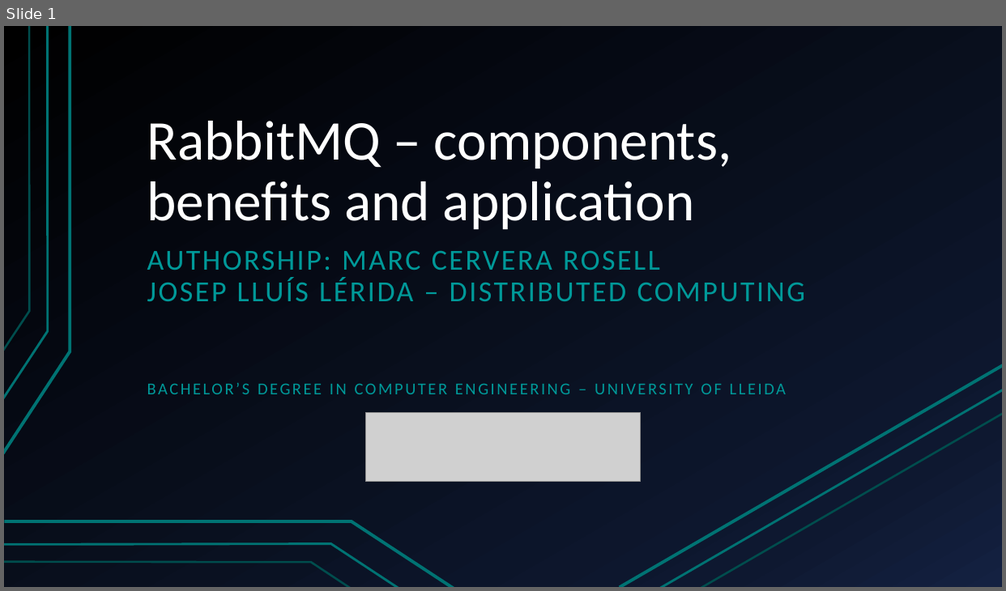
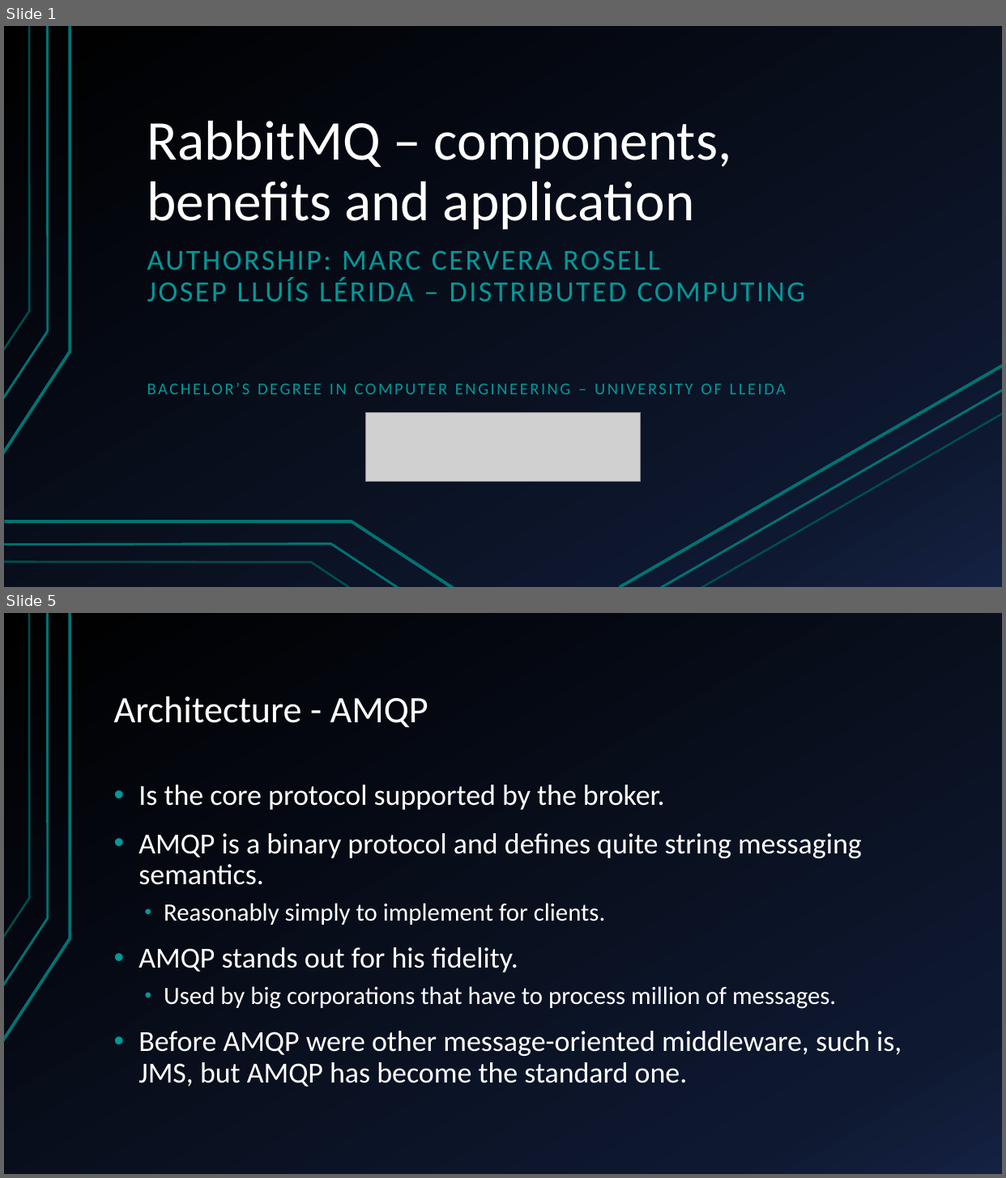
Before and after one commit to marc7666/Distributed-computing-course, a slide deck: Activities/Activity 2/RabbitMQ – components, benefits and application.pptx. Shown one above the other, each under a label of ours: slide 1 before the commit, slides 1 and 5 after it; the slides between them are not shown. The pictures are 1006x591 and 1006x1178 pixels, drawn with LibreOffice and Linux fonts; fonts in the diff are those of the drawing; grey boxes stand for pictures. Boxes give left, top, right and bottom in pixels: in the first picture for what was removed or moved away, otherwise in the second. Text is boxed around its words. In the diff, an @@ line names an element or a change of style, - is before the commit and + after.

```diff
--- a/Activities/Activity 2/RabbitMQ – components, benefits and application.pptx
+++ b/Activities/Activity 2/RabbitMQ – components, benefits and application.pptx
@@ slide 5 added at bbox=[4, 613, 1002, 1174], background gradient #000000 to #0F1931 to #142242; not listed: 3 template elements that a slide beside it also shows @@
@@ title added at bbox=[114, 696, 428, 727], 36 pt, text #FFFFFF @@
+Architecture - AMQP
@@ text added at bbox=[138, 785, 901, 1087], 28 pt, text #FFFFFF @@
+• Is the core protocol supported by the broker.
+• AMQP is a binary protocol and defines quite string messaging semantics.
+  • Reasonably simply to implement for clients.
+• AMQP stands out for his fidelity.
+  • Used by big corporations that have to process million of messages.
+• Before AMQP were other message-oriented middleware, such is, JMS, but AMQP has become the standard one.
```
Also in this commit, not shown: 9 slides changed, 13 other slides added, 4 slides removed, 2 other files.
